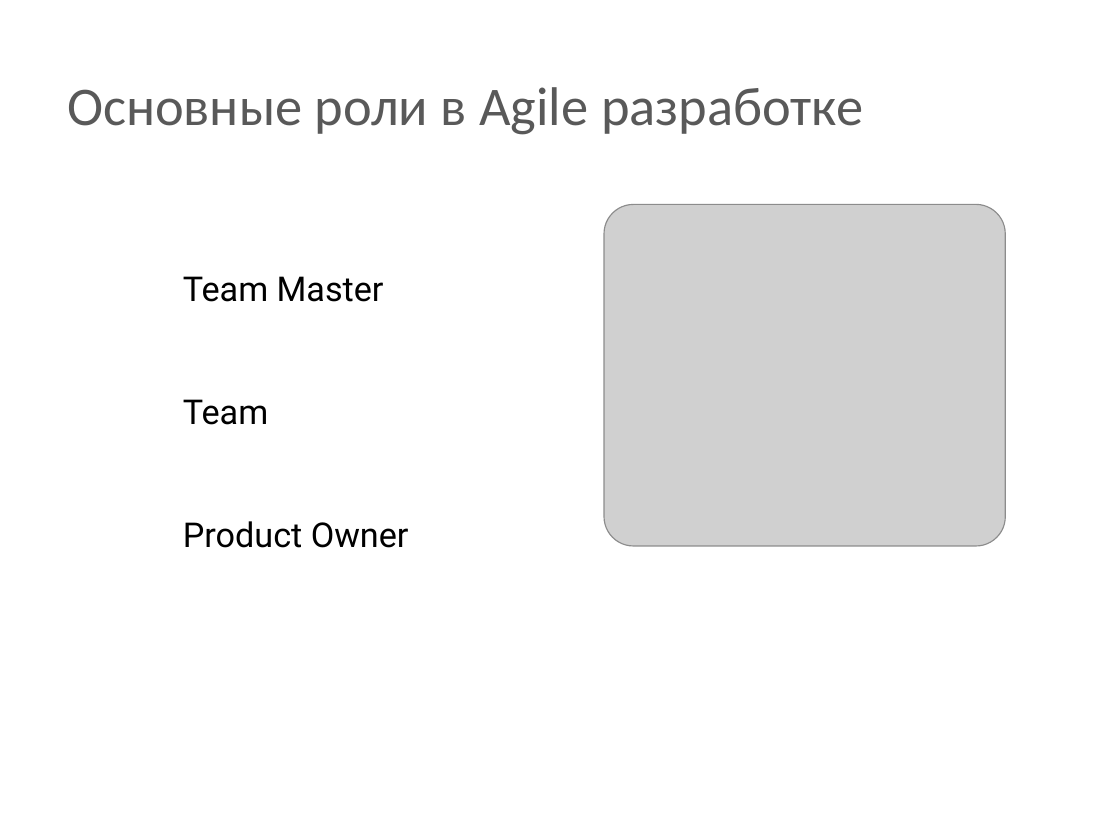
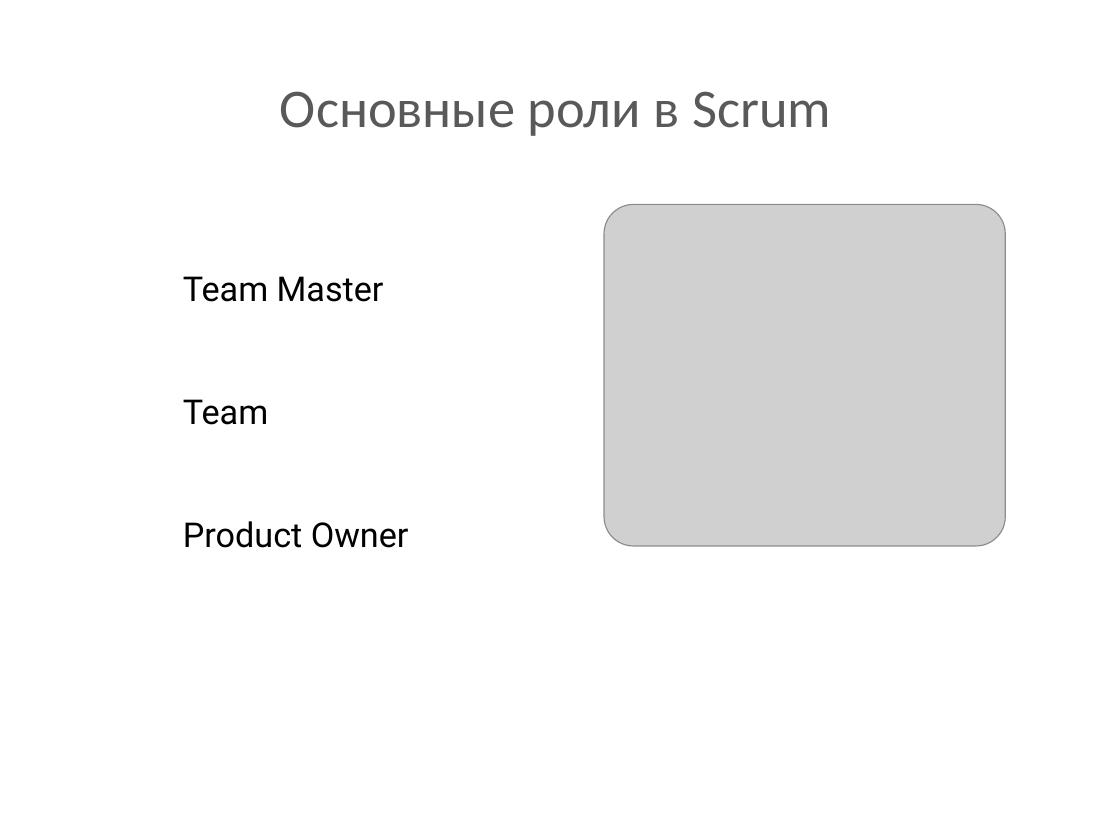
Before and after one commit to BigRacer/swtesting, a slide deck: slide 22 of 6.SDLC/SDLC models.pptx (slide 17 before the commit). Drawn at 1120x840 pixels with LibreOffice and Linux fonts; fonts in the diff are those of the drawing; grey boxes stand for pictures; background and template pictures are left out. Boxes give left, top, right and bottom in pixels: in the first picture for what was removed or moved away, otherwise in the second. Text is boxed around its words. In the diff, an @@ line names an element or a change of style, - is before the commit and + after.

```diff
--- a/6.SDLC/SDLC models.pptx
+++ b/6.SDLC/SDLC models.pptx
@@ text at bbox=[280, 91, 831, 136]: text changed @@
-Основные роли в Agile разработке
+Основные роли в Scrum
```
Also in this commit, not shown: 5 other slides changed, 4 slides added, 2 slides removed.
